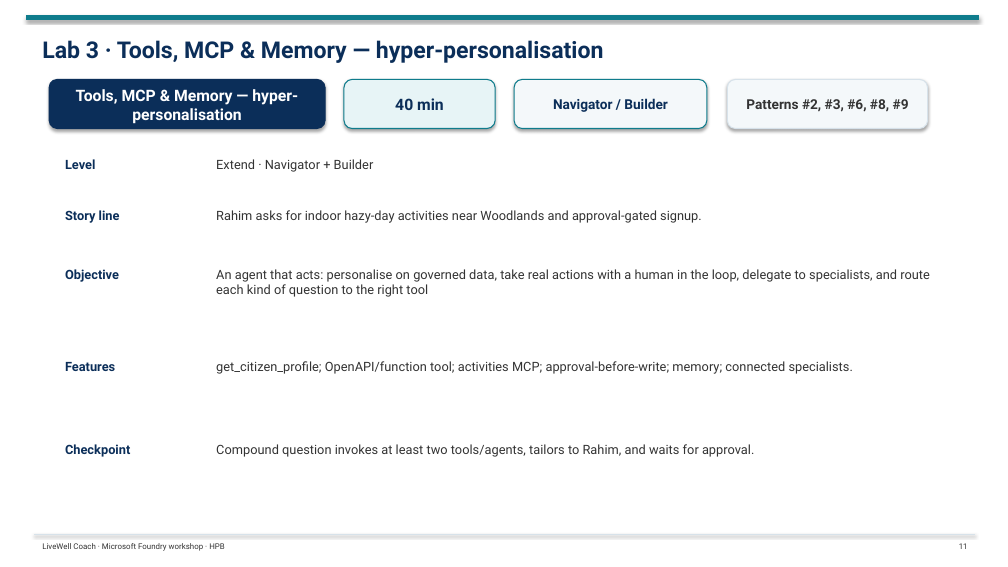
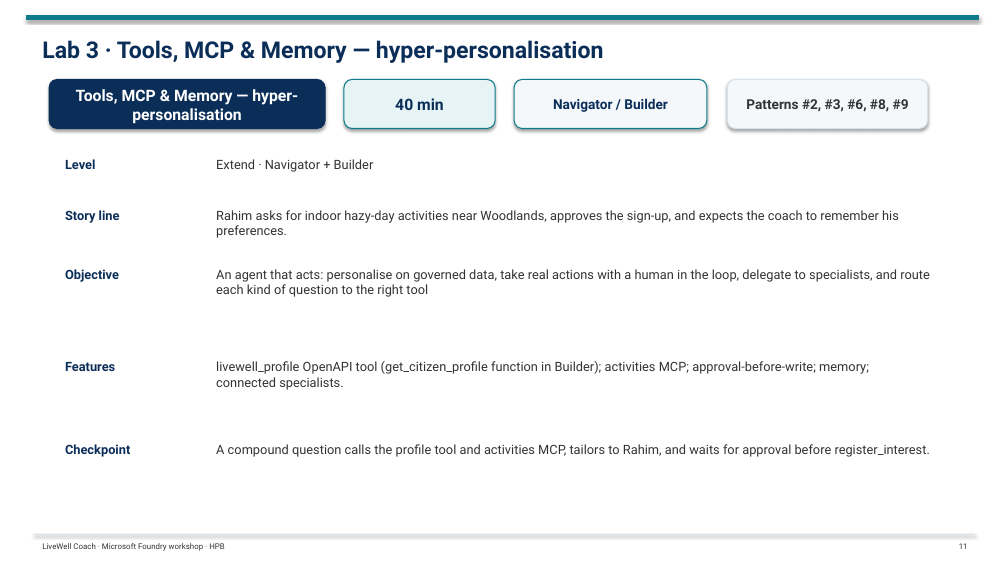
Before and after one commit to tonirex/livewell-foundry-workshop, a slide deck: slide 11 of deck/LiveWell-Foundry-Workshop-Day1.pptx. Drawn at 1008x567 pixels with LibreOffice and Linux fonts; fonts in the diff are those of the drawing. Boxes give left, top, right and bottom in pixels: in the first picture for what was removed or moved away, otherwise in the second. Text is boxed around its words. In the diff, an @@ line names an element or a change of style, - is before the commit and + after.

```diff
--- a/deck/LiveWell-Foundry-Workshop-Day1.pptx
+++ b/deck/LiveWell-Foundry-Workshop-Day1.pptx
@@ text at (216, 210, 899, 238): text changed @@
-Rahim asks for indoor hazy-day activities near Woodlands and approval-gated signup.
+Rahim asks for indoor hazy-day activities near Woodlands, approves the sign-up, and expects the coach to remember his preferences.
@@ text at (216, 361, 869, 390): text changed @@
-get_citizen_profile; OpenAPI/function tool; activities MCP; approval-before-write; memory; connected specialists.
+livewell_profile OpenAPI tool (get_citizen_profile function in Builder); activities MCP; approval-before-write; memory; connected specialists.
@@ text at (216, 444, 930, 457): text changed @@
-Compound question invokes at least two tools/agents, tailors to Rahim, and waits for approval.
+A compound question calls the profile tool and activities MCP, tailors to Rahim, and waits for approval before register_interest.
```
Also in this commit, not shown: 11 other slides changed, 6 other files.
